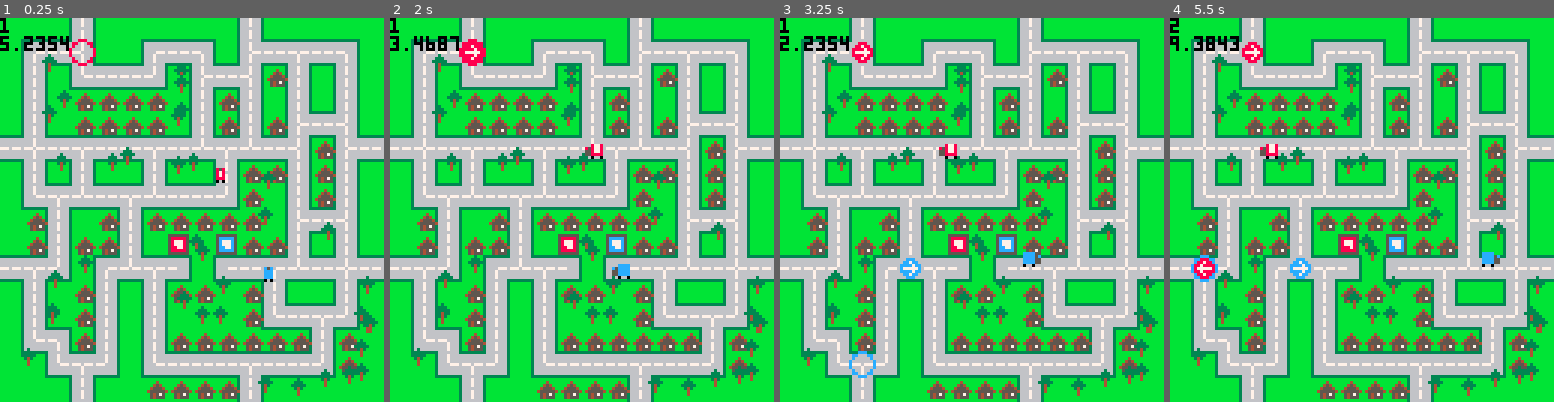
Above: before the commit, frames 1-4 (left to right).
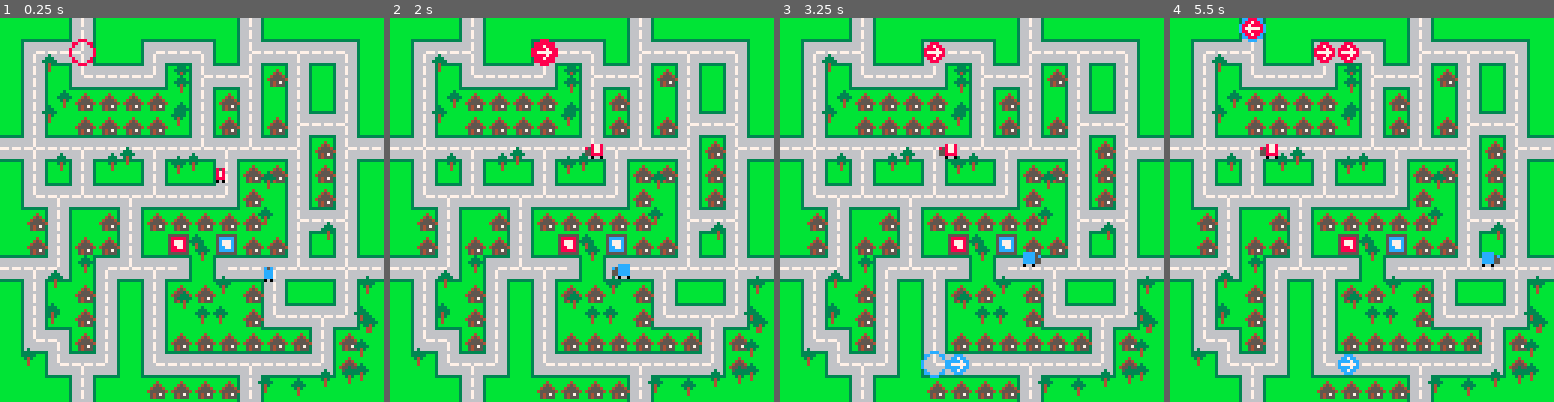
Above: after the commit, the same moments.

Repository: eddyashton/ld53
Game: PICO-8 cartridge delivery.p8
Same seed, same stepped clock (60 frames per second), same inputs: the game is played once before the commit and once after it.
Inputs:
- Up to frame 1 (0.25 s): no input
- Up to frame 2 (2 s): tap X (X key) at 0.33, 1.07, 1.85 s; tap O (Z key) at 0.7, 1.7 s; hold Right from 1.6 s (still down)
- Up to frame 3 (3.25 s): release Right at 2.1 s; tap O (Z key) at 2.1, 2.5, 2.9 s; hold Up 2.15-2.42 s; hold Right 2.47-3.03 s; tap X (X key) at 2.97 s; hold Left from 3.08 s (still down)
- Up to frame 4 (5.5 s): tap O (Z key) every 0.4 s from 3.3 to 5.3 s; release Left at 3.58 s; hold Down 3.63-3.97 s; hold Right 4.02-4.68 s; tap X (X key) at 4.08, 5.2 s; hold Up 4.73-5.03 s; hold Left from 5.08 s (still down)

The runs differ from the first frame. In frame 1, 0.4% of the frame differs, in the area x 0-18%, y 0-9%; in frame 2, 1.1%; in frame 3, 1.5%; in frame 4, 2.1%, in the area x 0-50%, y 0-93%.

Commit message:
Much simpler target movement - next road, not just crossings

Diff:
--- a/delivery.p8
+++ b/delivery.p8
@@ -63,6 +63,16 @@
  end
 end
 
+function next_road(from, dir)
+ local v = v2_add(from, dir)
+ v.x %= 16
+ v.y %= 16
+ if world[v.y][v.x] == road then
+  return v
+ end
+ return next_road(v, dir)
+end
+
 function _update()
  --[[
  -- manual control of first truck
@@ -98,11 +108,10 @@
    target.dir = nil
   end
 
-  local from_here = crossings_graph[v_to_s(target.pos)]
-  if (btnp(➡️)) target.pos = from_here.➡️
-  if (btnp(⬅️)) target.pos = from_here.⬅️
-  if (btnp(⬆️)) target.pos = from_here.⬆️
-  if (btnp(⬇️)) target.pos = from_here.⬇️
+  if (btnp(➡️)) target.pos = next_road(target.pos, right)
+  if (btnp(⬅️)) target.pos = next_road(target.pos, left)
+  if (btnp(⬆️)) target.pos = next_road(target.pos, up)
+  if (btnp(⬇️)) target.pos = next_road(target.pos, down)
  end
 
  -- check if any depots get supplied
@@ -481,9 +490,6 @@
 
  -- debug printing
  color(0)
- local d = depots[1]
- print(d.supply)
- print(d.next_supply - t())
 end
 
 -->8
